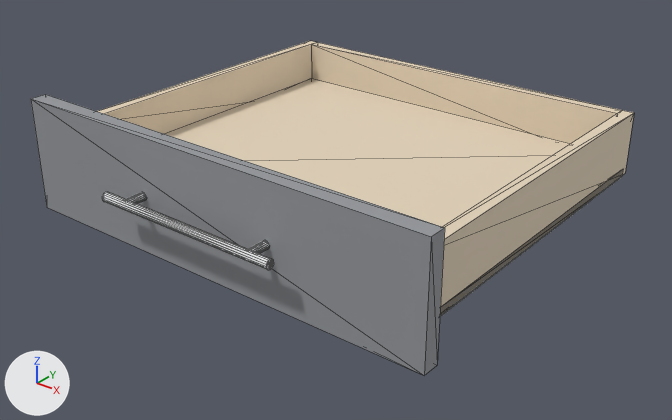
An edit to the glTF model 2026-161-C209-Te-kjokken/sim/skuff_K2_3.glb, drawn before and after from the same camera.
One viewpoint serves both versions: a 50 mm lens placed at (1671.0, -627.0, 1220.0), pointed at (1000.0, 212.0, 700.0). The axes (+X, +Y, +Z) are drawn at lower left. The lights are the same throughout. The older version comes first. Mesh edges are drawn as thin lines.

Before the edit, the objects in view are built like this:
```python
me_mesh_0 = bpy.data.meshes.new('Mesh_0')
me_mesh_0.from_pydata(...)  # 152 vertices, 276 faces; spans x 682.0..1278.0, y -35.0..514.0, z 688.0..838.0
# faces by material slot: [204, 60, 12]
me_mesh_0.materials.append(mat_kjop_stal)  # white #e5e6e7
me_mesh_0.materials.append(mat_skuff16)  # beige #e5d4bc
me_mesh_0.materials.append(mat_eik22_ncs)  # grey #95979b
ob_mesh_0 = bpy.data.objects.new('Mesh_0', me_mesh_0)
ob_mesh_0.location = (0.0, 0.0, 0.0)
```
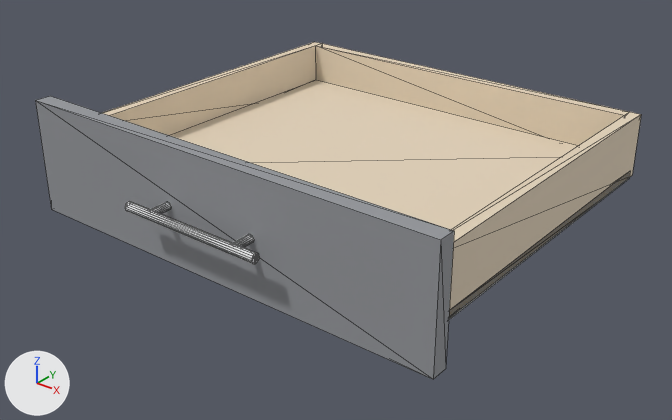
Where the change shows, as pixel boxes (x1, y1, x2, y2) in the pictures (672 x 420 px; the box of a moved part takes in the faces that stretch with it):
'Mesh_0', reshaped: before (31, 41, 634, 375); after (35, 42, 641, 379)
part 1 of me_mesh_0, moved or reshaped (mostly hidden): before (440, 172, 623, 317); after (449, 171, 630, 320)
part 2 of me_mesh_0, moved or reshaped: before (126, 192, 147, 204); after (150, 202, 171, 214)
part 3 of me_mesh_0, moved or reshaped: before (248, 240, 269, 253); after (233, 234, 254, 247)
part 4 of me_mesh_0, added: after (125, 201, 259, 264)
part 5 of me_mesh_0, moved or reshaped: before (97, 41, 634, 315); after (102, 42, 641, 318)
part 6 of me_mesh_0, moved or reshaped: before (31, 94, 445, 375); after (35, 96, 454, 379)

The change, as a list of edits to the scene's bpy script:
```text
Change me_mesh_0:
    used by ob_mesh_0; location = (0.0, 0.0, 0.0)
    remove me_mesh_0.from_pydata(...)  # 152 vertices, 276 faces; spans x 682.0..1278.0, y -35.0..514.0, z 688.0..838.0
    add me_mesh_0.from_pydata(...)  # 152 vertices, 276 faces; spans x 692.0..1288.0, y -35.0..514.0, z 688.0..838.0
    me_mesh_0 part 1: the loose piece of 8 vertices spanning x 1240.0..1256.0, y 34.0..504.0, z 716.0..728.0 is moved by (10.0, 0.0, 0.0)
    me_mesh_0 part 2: the loose piece of 32 vertices spanning x 879.0..889.0, y -29.0..0.0, z 758.0..768.0 is moved by (42.0, 0.0, 0.0)
    me_mesh_0 part 3: the loose piece of 32 vertices spanning x 1071.0..1081.0, y -29.0..0.0, z 758.0..768.0 is moved by (-22.0, 0.0, 0.0)
    me_mesh_0 part 4: a new loose piece, a 16-sided cylinder along x spanning x 892.0..1088.0, y -35.0..-23.0, z 757.0..769.0, in mat_kjop_stal (white #e5e6e7)
    me_mesh_0 part 5: the loose piece of 32 vertices spanning x 704.0..1256.0, y 24.0..514.0, z 718.0..804.0 is moved by (10.0, 0.0, 0.0)
    me_mesh_0 part 6: the loose piece of 8 vertices spanning x 682.0..1278.0, y 0.0..22.0, z 688.0..838.0 is moved by (10.0, 0.0, 0.0)
    other edits to the shape of me_mesh_0 do not show in these pictures
```
